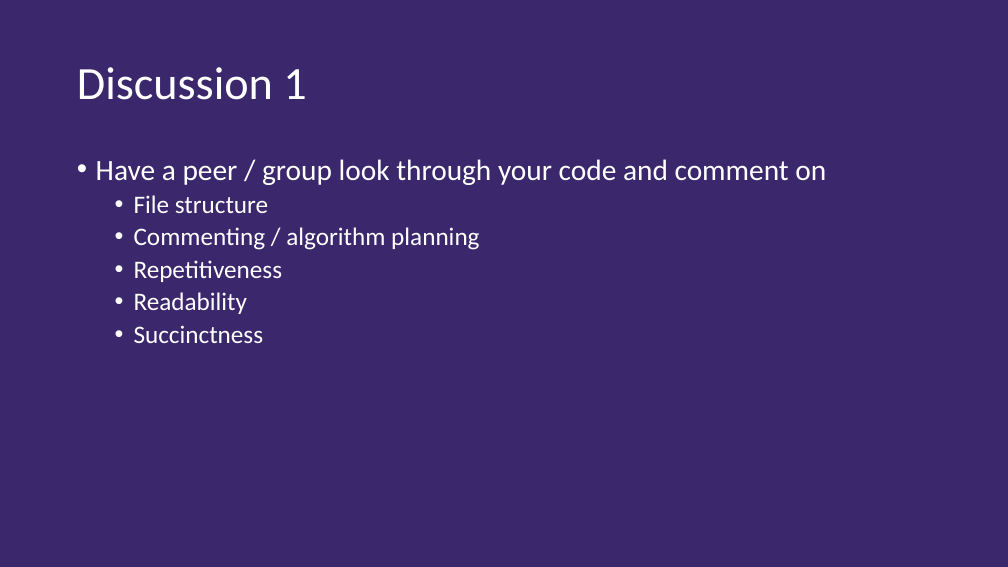
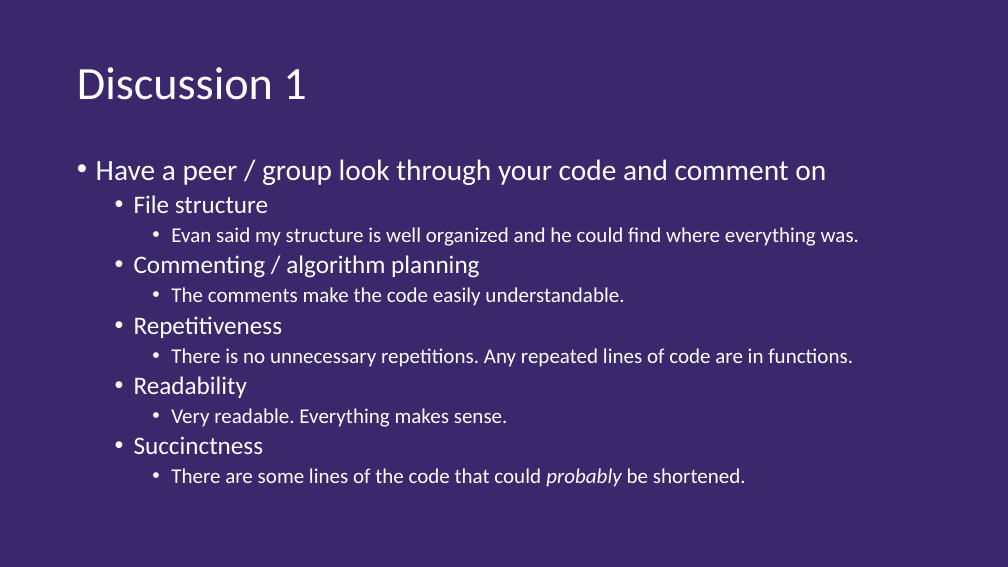
Before and after one commit to spencersmith24/CS315_Project1, a slide deck: slide 5 of CS315 P1 Production.pptx. Drawn at 1008x567 pixels with LibreOffice and Linux fonts; fonts in the diff are those of the drawing. Boxes give left, top, right and bottom in pixels: in the first picture for what was removed or moved away, otherwise in the second. Text is boxed around its words. In the diff, an @@ line names an element or a change of style, - is before the commit and + after.

```diff
--- a/CS315 P1 Production.pptx
+++ b/CS315 P1 Production.pptx
@@ text at (x1=171, y1=227, x2=859, y2=246): paragraph added @@
+    • Evan said my structure is well organized and he could find where everything was.
@@ text at (x1=171, y1=287, x2=624, y2=306): paragraph added @@
+    • The comments make the code easily understandable.
@@ text at (x1=171, y1=348, x2=853, y2=367): paragraph added @@
+    • There is no unnecessary repetitions. Any repeated lines of code are in functions.
@@ text at (x1=171, y1=408, x2=508, y2=427): paragraph added @@
+    • Very readable. Everything makes sense.
@@ text at (x1=171, y1=468, x2=746, y2=487): paragraph added @@
+    • There are some lines of the code that could probably be shortened.
```
Also in this commit, not shown: 7 other slides changed, 10 other files.
